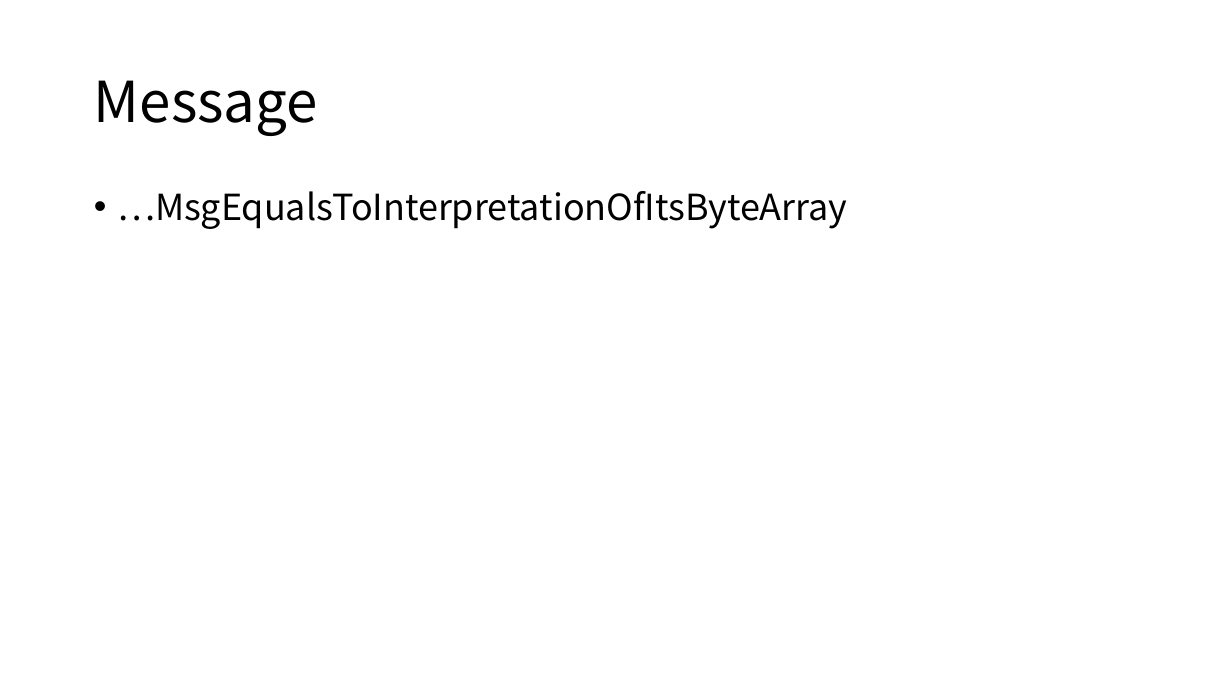
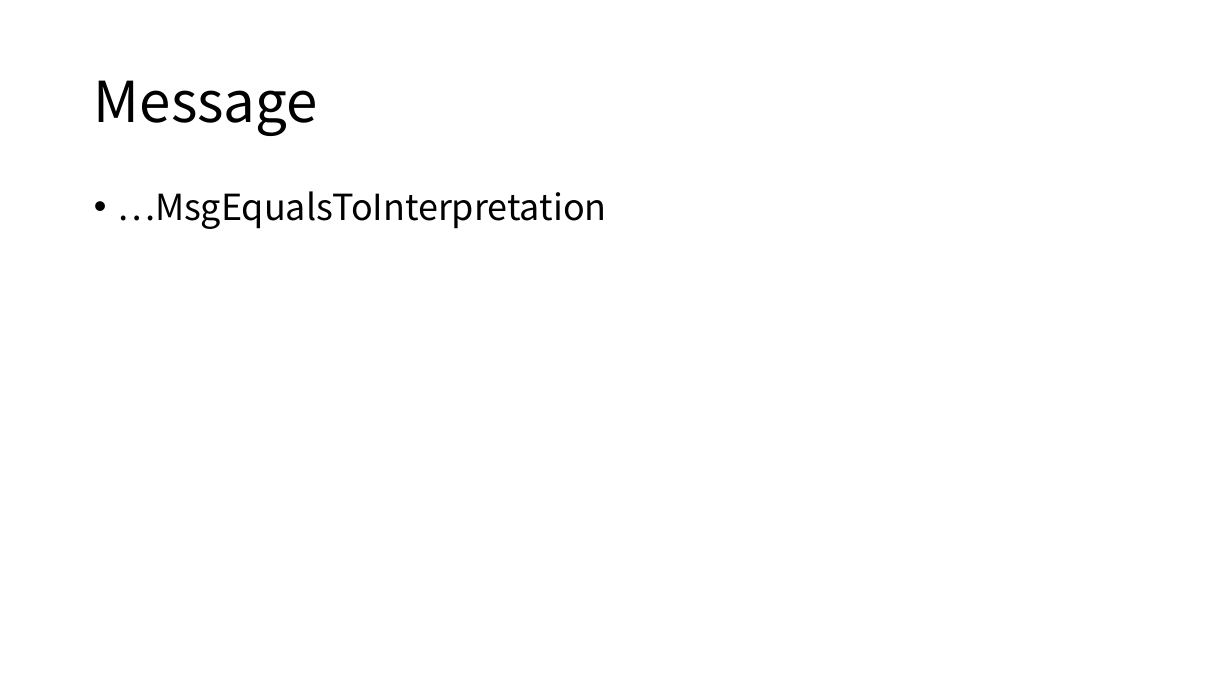
Before and after one commit to Eyebrowmoon/CS490, a slide deck: slide 27 of project.pptx. Drawn at 1232x693 pixels with LibreOffice and Linux fonts; fonts in the diff are those of the drawing. Boxes give left, top, right and bottom in pixels: in the first picture for what was removed or moved away, otherwise in the second. Text is boxed around its words. In the diff, an @@ line names an element or a change of style, - is before the commit and + after.

```diff
--- a/project.pptx
+++ b/project.pptx
@@ text at [117,191,607,229]: text changed @@
-• …MsgEqualsToInterpretationOfItsByteArray
+• …MsgEqualsToInterpretation
```
Also in this commit, not shown: 4 other slides changed.
